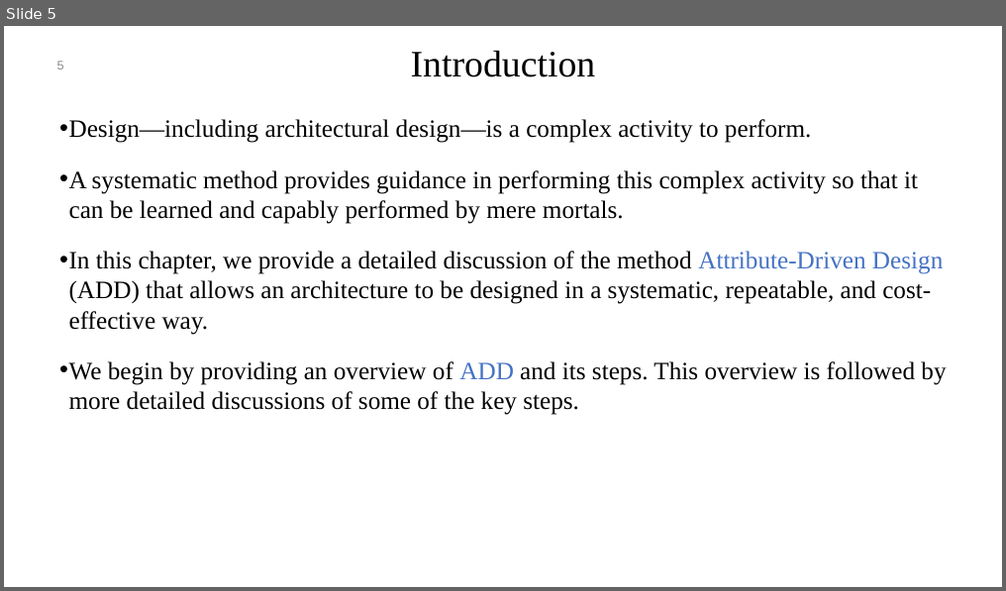
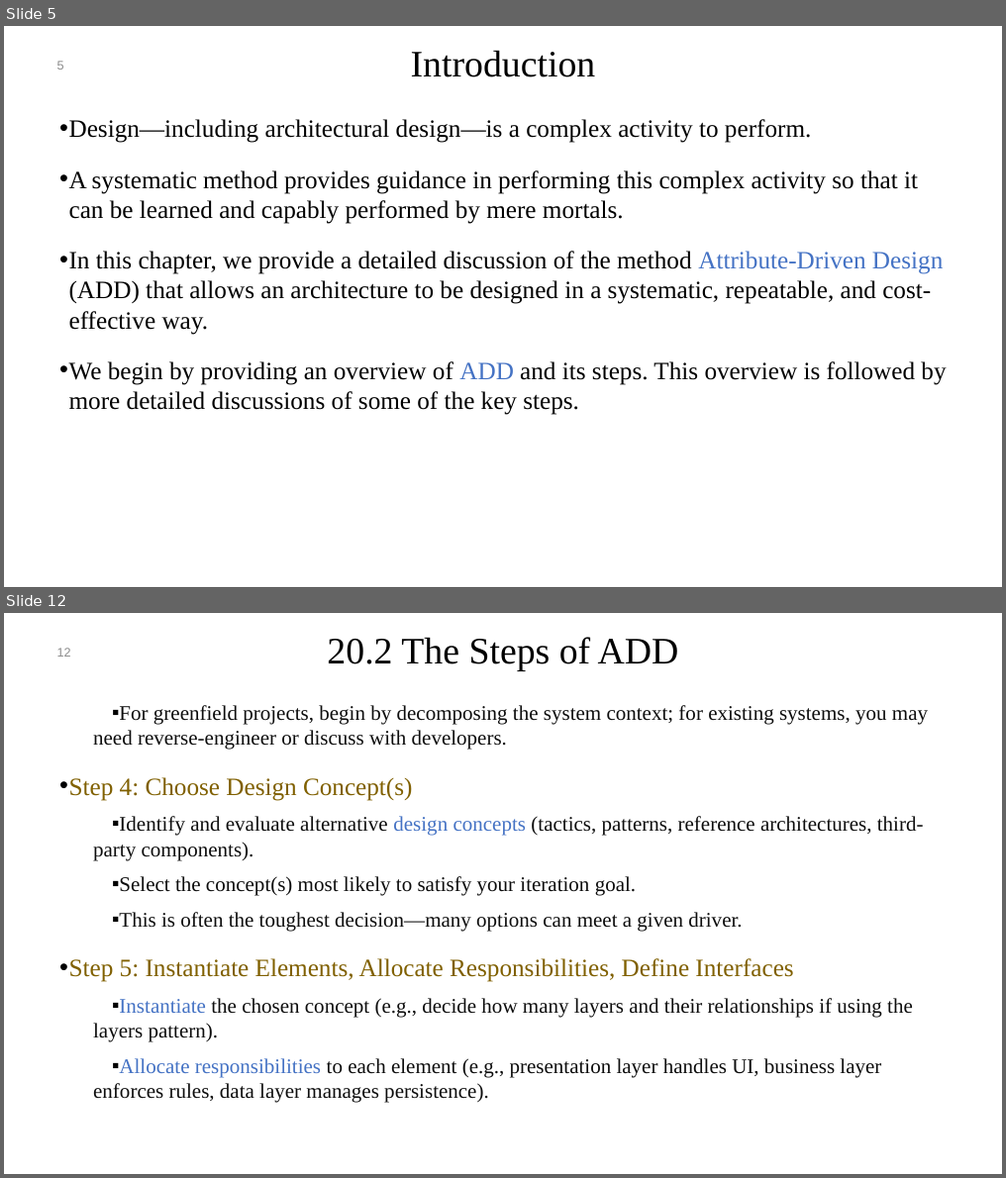
Before and after one commit to mohamad-khorsandi/slides-of-software-architecture-in-practice-4th-ed, a slide deck: chapter 20.pptx. Shown one above the other, each under a label of ours: slide 5 before the commit, slides 5 and 12 after it; the slides between them are not shown. The pictures are 1006x591 and 1006x1178 pixels, drawn with LibreOffice and Linux fonts; fonts in the diff are those of the drawing; background and template pictures are left out. Boxes give left, top, right and bottom in pixels: in the first picture for what was removed or moved away, otherwise in the second. Text is boxed around its words. In the diff, an @@ line names an element or a change of style, - is before the commit and + after.

```diff
--- a/chapter 20.pptx
+++ b/chapter 20.pptx
@@ slide 12 added at <box>4,613,1002,1174</box>, background #FFFFFF @@
@@ title added at <box>327,637,679,671</box>, 36 pt, text #000000 @@
+20.2 The Steps of ADD
@@ page number added at <box>57,648,71,657</box>, 12 pt, text #8C8C8C @@
+12
@@ text added at <box>69,705,928,1103</box>, 20 pt, text #0D0D0D @@
+  ▪ For greenfield projects, begin by decomposing the system context; for existing systems, you may need reverse-engineer or discuss with developers.
+• Step 4: Choose Design Concept(s)
+  ▪ Identify and evaluate alternative design concepts (tactics, patterns, reference architectures, third-party components).
+  ▪ Select the concept(s) most likely to satisfy your iteration goal.
+  ▪ This is often the toughest decision—many options can meet a given driver.
+• Step 5: Instantiate Elements, Allocate Responsibilities, Define Interfaces
+  ▪ Instantiate the chosen concept (e.g., decide how many layers and their relationships if using the layers pattern).
+  ▪ Allocate responsibilities to each element (e.g., presentation layer handles UI, business layer enforces rules, data layer manages persistence).
```
Also in this commit, not shown: 1 slide changed, 24 other slides added.
